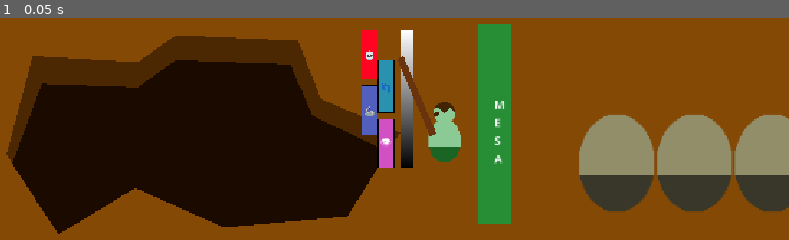
Above: before the commit, frame 1.
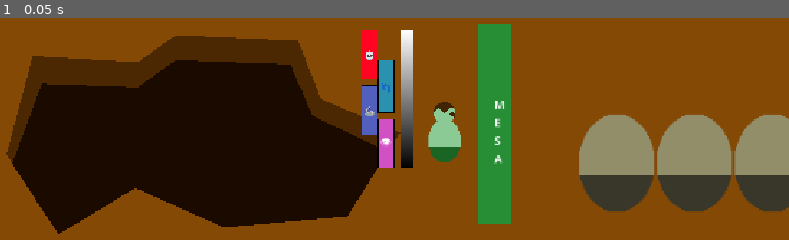
Above: after the commit, the same moment.

Repository: MarianoGnu/pesca-profana
Game: Godot game, scene res://game/fishing_minigame/stage.tscn
Same seed, same stepped clock (60 frames per second), same inputs: the game is played once before the commit and once after it. This scene is started directly instead of the project's main scene.
Inputs:
- Up to frame 1 (0.05 s): no input

The runs differ from the first frame. In frame 1, 0.4% of the frame differs, in the area x 50-58%, y 17-54%.

Commit message:
Igor state machine

Diff:
--- /dev/null
+++ b/game/fishing_minigame/igor.gd
@@ -0,0 +1,16 @@
+@tool
+extends Node2D
+
+@export var casting: bool:
+	set(v):
+		casting = v
+		if !!_playback: _playback.travel("cast" if v else "idle")
+@export var pull: bool:
+	set(v):
+		if !!_playback && v: _playback.travel("pull")
+
+@onready var _playback: AnimationNodeStateMachinePlayback = $AnimationTree.get("parameters/playback")
+
+func _validate_property(property: Dictionary) -> void:
+	if property.name in [&"casting", &"pull"]:
+		property.usage = PROPERTY_USAGE_EDITOR
--- a/game/fishing_minigame/stage.tscn
+++ b/game/fishing_minigame/stage.tscn
@@ -1,4 +1,6 @@
 [gd_scene format=3 uid="uid://m3vvg83p2sma"]
+
+[ext_resource type="Script" uid="uid://h58albkajyqf" path="res://game/fishing_minigame/igor.gd" id="1_eijj6"]
 
 [sub_resource type="Gradient" id="Gradient_eijj6"]
 
@@ -28,6 +30,255 @@
 fill_from = Vector2(0.5, 0.5)
 fill_to = Vector2(1, 0.5)
 metadata/_snap_enabled = true
+
+[sub_resource type="Animation" id="Animation_i5yc3"]
+length = 0.001
+tracks/0/type = "value"
+tracks/0/imported = false
+tracks/0/enabled = true
+tracks/0/path = NodePath("Caña:visible")
+tracks/0/interp = 1
+tracks/0/loop_wrap = true
+tracks/0/keys = {
+"times": PackedFloat32Array(0),
+"transitions": PackedFloat32Array(1),
+"update": 1,
+"values": [true]
+}
+tracks/1/type = "value"
+tracks/1/imported = false
+tracks/1/enabled = true
+tracks/1/path = NodePath(".:scale")
+tracks/1/interp = 1
+tracks/1/loop_wrap = true
+tracks/1/keys = {
+"times": PackedFloat32Array(0),
+"transitions": PackedFloat32Array(1),
+"update": 0,
+"values": [Vector2(1, 1)]
+}
+tracks/2/type = "value"
+tracks/2/imported = false
+tracks/2/enabled = true
+tracks/2/path = NodePath("Caña:points")
+tracks/2/interp = 1
+tracks/2/loop_wrap = true
+tracks/2/keys = {
+"times": PackedFloat32Array(0),
+"transitions": PackedFloat32Array(1),
+"update": 0,
+"values": [PackedVector2Array(0, 0, 48, 112)]
+}
+tracks/3/type = "value"
+tracks/3/imported = false
+tracks/3/enabled = true
+tracks/3/path = NodePath("Caña:scale")
+tracks/3/interp = 1
+tracks/3/loop_wrap = true
+tracks/3/keys = {
+"times": PackedFloat32Array(0),
+"transitions": PackedFloat32Array(1),
+"update": 0,
+"values": [Vector2(1, 1)]
+}
+
+[sub_resource type="Animation" id="Animation_eijj6"]
+resource_name = "cast"
+length = 0.001
+tracks/0/type = "value"
+tracks/0/imported = false
+tracks/0/enabled = true
+tracks/0/path = NodePath("Caña:points")
+tracks/0/interp = 1
+tracks/0/loop_wrap = true
+tracks/0/keys = {
+"times": PackedFloat32Array(0),
+"transitions": PackedFloat32Array(1),
+"update": 0,
+"values": [PackedVector2Array(112, 0, 48, 112)]
+}
+tracks/1/type = "value"
+tracks/1/imported = false
+tracks/1/enabled = true
+tracks/1/path = NodePath(".:scale")
+tracks/1/interp = 1
+tracks/1/loop_wrap = true
+tracks/1/keys = {
+"times": PackedFloat32Array(0),
+"transitions": PackedFloat32Array(1),
+"update": 0,
+"values": [Vector2(1, 1)]
+}
+tracks/2/type = "value"
+tracks/2/imported = false
+tracks/2/enabled = true
+tracks/2/path = NodePath("Caña:visible")
+tracks/2/interp = 1
+tracks/2/loop_wrap = true
+tracks/2/keys = {
+"times": PackedFloat32Array(0),
+"transitions": PackedFloat32Array(1),
+"update": 1,
+"values": [true]
+}
+
+[sub_resource type="Animation" id="Animation_thptw"]
+resource_name = "idle"
+length = 0.001
+tracks/0/type = "value"
+tracks/0/imported = false
+tracks/0/enabled = true
+tracks/0/path = NodePath("Caña:points")
+tracks/0/interp = 1
+tracks/0/loop_wrap = true
+tracks/0/keys = {
+"times": PackedFloat32Array(0),
+"transitions": PackedFloat32Array(1),
+"update": 0,
+"values": [PackedVector2Array(0, 0, 48, 112)]
+}
+tracks/1/type = "value"
+tracks/1/imported = false
+tracks/1/enabled = true
+tracks/1/path = NodePath(".:scale")
+tracks/1/interp = 1
+tracks/1/loop_wrap = true
+tracks/1/keys = {
+"times": PackedFloat32Array(0),
+"transitions": PackedFloat32Array(1),
+"update": 0,
+"values": [Vector2(1, 1)]
+}
+tracks/2/type = "value"
+tracks/2/imported = false
+tracks/2/enabled = true
+tracks/2/path = NodePath("Caña:visible")
+tracks/2/interp = 1
+tracks/2/loop_wrap = true
+tracks/2/keys = {
+"times": PackedFloat32Array(0),
+"transitions": PackedFloat32Array(1),
+"update": 1,
+"values": [true]
+}
+
+[sub_resource type="Animation" id="Animation_tgqly"]
+resource_name = "pull"
+length = 0.5
+tracks/0/type = "value"
+tracks/0/imported = false
+tracks/0/enabled = true
+tracks/0/path = NodePath("Caña:points")
+tracks/0/interp = 1
+tracks/0/loop_wrap = true
+tracks/0/keys = {
+"times": PackedFloat32Array(0, 0.16666667, 0.4),
+"transitions": PackedFloat32Array(1, 1, 1),
+"update": 0,
+"values": [PackedVector2Array(0, 0, 48, 112), PackedVector2Array(24, -8, 56, 104), PackedVector2Array(0, 0, 48, 112)]
+}
+tracks/1/type = "value"
+tracks/1/imported = false
+tracks/1/enabled = true
+tracks/1/path = NodePath(".:scale")
+tracks/1/interp = 1
+tracks/1/loop_wrap = true
+tracks/1/keys = {
+"times": PackedFloat32Array(0),
+"transitions": PackedFloat32Array(1),
+"update": 0,
+"values": [Vector2(1, 1)]
+}
+tracks/2/type = "value"
+tracks/2/imported = false
+tracks/2/enabled = true
+tracks/2/path = NodePath("Caña:visible")
+tracks/2/interp = 1
+tracks/2/loop_wrap = true
+tracks/2/keys = {
+"times": PackedFloat32Array(0),
+"transitions": PackedFloat32Array(1),
+"update": 1,
+"values": [true]
+}
+
+[sub_resource type="Animation" id="Animation_f74kx"]
+resource_name = "wait"
+length = 0.001
+tracks/0/type = "value"
+tracks/0/imported = false
+tracks/0/enabled = true
+tracks/0/path = NodePath("Caña:visible")
+tracks/0/interp = 1
+tracks/0/loop_wrap = true
+tracks/0/keys = {
+"times": PackedFloat32Array(0),
+"transitions": PackedFloat32Array(1),
+"update": 1,
+"values": [false]
+}
+tracks/1/type = "value"
+tracks/1/imported = false
+tracks/1/enabled = true
+tracks/1/path = NodePath(".:scale")
+tracks/1/interp = 1
+tracks/1/loop_wrap = true
+tracks/1/keys = {
+"times": PackedFloat32Array(0),
+"transitions": PackedFloat32Array(1),
+"update": 0,
+"values": [Vector2(-1, 1)]
+}
+
+[sub_resource type="AnimationLibrary" id="AnimationLibrary_tgqly"]
+_data = {
+&"RESET": SubResource("Animation_i5yc3"),
+&"cast": SubResource("Animation_eijj6"),
+&"idle": SubResource("Animation_thptw"),
+&"pull": SubResource("Animation_tgqly"),
+&"wait": SubResource("Animation_f74kx")
+}
+
+[sub_resource type="AnimationNodeAnimation" id="AnimationNodeAnimation_88o1f"]
+animation = &"cast"
+
+[sub_resource type="AnimationNodeAnimation" id="AnimationNodeAnimation_3egcj"]
+animation = &"idle"
+
+[sub_resource type="AnimationNodeAnimation" id="AnimationNodeAnimation_feoqn"]
+animation = &"pull"
+
+[sub_resource type="AnimationNodeAnimation" id="AnimationNodeAnimation_mddte"]
+animation = &"wait"
+
+[sub_resource type="AnimationNodeStateMachineTransition" id="AnimationNodeStateMachineTransition_a3oqo"]
+advance_mode = 2
+
+[sub_resource type="AnimationNodeStateMachineTransition" id="AnimationNodeStateMachineTransition_lwls3"]
+
+[sub_resource type="AnimationNodeStateMachineTransition" id="AnimationNodeStateMachineTransition_jugoj"]
+
+[sub_resource type="AnimationNodeStateMachineTransition" id="AnimationNodeStateMachineTransition_djw4x"]
+advance_condition = &"pull"
+
+[sub_resource type="AnimationNodeStateMachineTransition" id="AnimationNodeStateMachineTransition_81trd"]
+switch_mode = 2
+advance_mode = 2
+
+[sub_resource type="AnimationNodeStateMachineTransition" id="AnimationNodeStateMachineTransition_o172d"]
+
+[sub_resource type="AnimationNodeStateMachine" id="AnimationNodeStateMachine_bhunq"]
+states/Start/position = Vector2(374, 114)
+states/cast/node = SubResource("AnimationNodeAnimation_88o1f")
+states/cast/position = Vector2(566, 191)
+states/idle/node = SubResource("AnimationNodeAnimation_3egcj")
+states/idle/position = Vector2(681, 191)
+states/pull/node = SubResource("AnimationNodeAnimation_feoqn")
+states/pull/position = Vector2(681, 269)
+states/wait/node = SubResource("AnimationNodeAnimation_mddte")
+states/wait/position = Vector2(566, 114)
+transitions = ["Start", "wait", SubResource("AnimationNodeStateMachineTransition_a3oqo"), "wait", "cast", SubResource("AnimationNodeStateMachineTransition_lwls3"), "cast", "idle", SubResource("AnimationNodeStateMachineTransition_jugoj"), "idle", "pull", SubResource("AnimationNodeStateMachineTransition_djw4x"), "pull", "idle", SubResource("AnimationNodeStateMachineTransition_81trd"), "idle", "wait", SubResource("AnimationNodeStateMachineTransition_o172d")]
+graph_offset = Vector2(-37, 79)
 
 [node name="Stage" type="Node2D" unique_id=987376960]
 
@@ -168,6 +419,7 @@
 
 [node name="Igor" type="Node2D" parent="." unique_id=101670147]
 position = Vector2(656, 504)
+script = ExtResource("1_eijj6")
 
 [node name="Cuerpo" type="Sprite2D" parent="Igor" unique_id=1589526275]
 self_modulate = Color(0.54510003, 0.79, 0.58591664, 1)
@@ -202,6 +454,15 @@
 points = PackedVector2Array(0, 0, 48, 112)
 default_color = Color(0.41363606, 0.19966188, 0.051181525, 1)
 
+[node name="AnimationPlayer" type="AnimationPlayer" parent="Igor" unique_id=1857707924]
+libraries/ = SubResource("AnimationLibrary_tgqly")
+next/cast = &"idle"
+
+[node name="AnimationTree" type="AnimationTree" parent="Igor" unique_id=1174008063]
+tree_root = SubResource("AnimationNodeStateMachine_bhunq")
+anim_player = NodePath("../AnimationPlayer")
+parameters/conditions/pull = false
+
 [node name="Cliente" type="Sprite2D" parent="." unique_id=931510773]
 modulate = Color(0.57, 0.5567, 0.4104, 1)
 clip_children = 2
Not shown, added: game/fishing_minigame/igor.gd.uid
